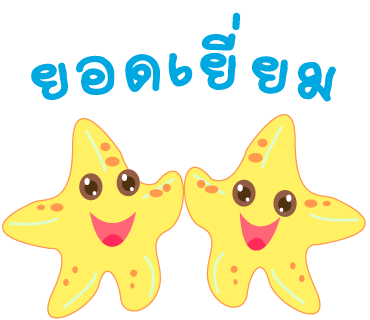
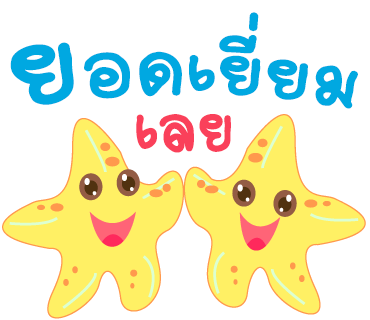
Layers edited between the first and the second 370 x 320 image:
added layer "เลย" above "ยอดเยี่ยม" over bbox(136, 114, 231, 153)
painted on "ยอดเยี่ยม" over bbox(10, 12, 358, 109)
